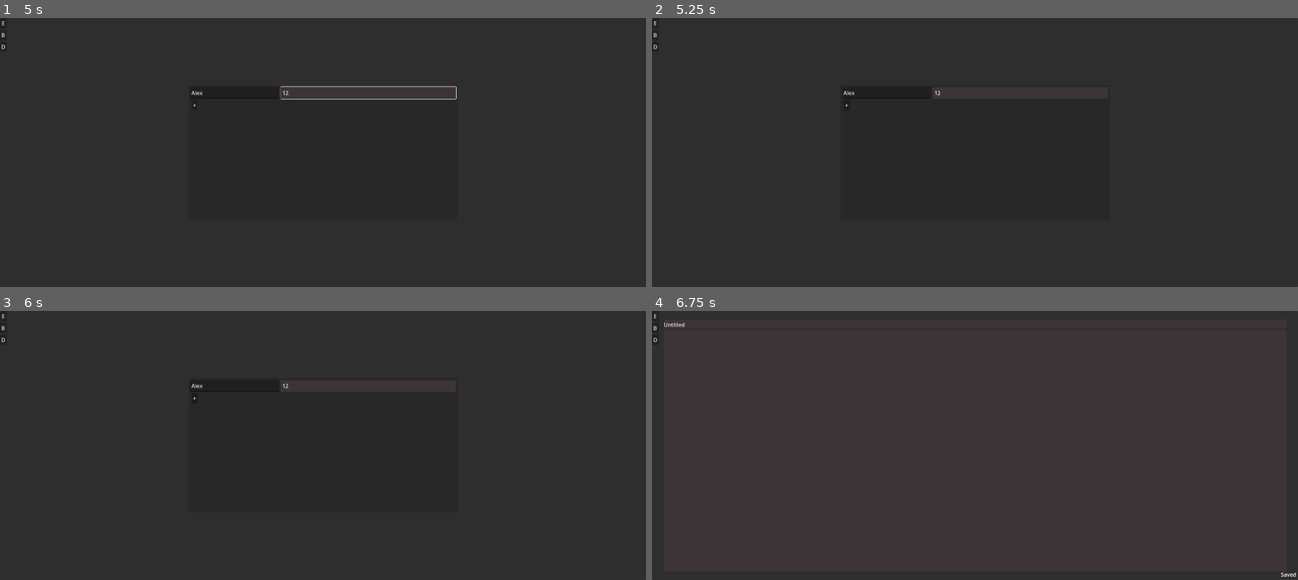
Above: before the commit, frames 1-4 (two rows, left to right).
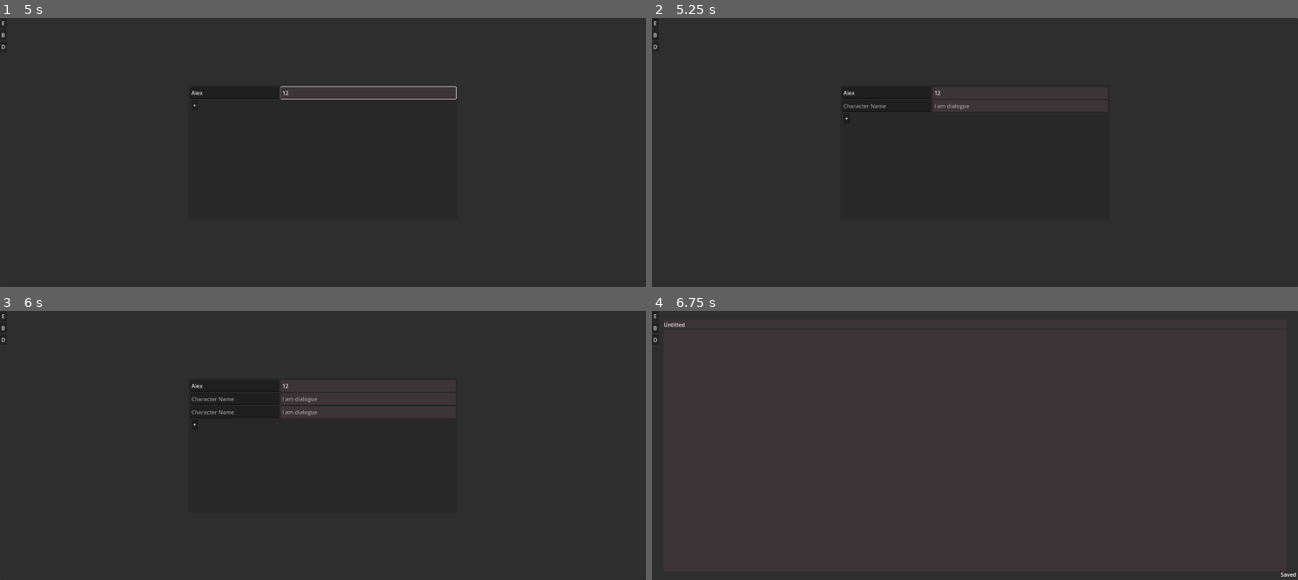
Above: after the commit, the same moments.

Repository: Robert-DeForrest-Reynolds/Anchor
Game: Godot game, scene res://Scenes/App.tscn
The game is run twice, just before and just after one commit, with the same random seed, the same clock (stepped at 60 frames per second) and the same inputs.
Inputs (mouse positions are in pixels of both pictures, inside the frame that each line leads up to):
- Up to frame 1 (5 s): click (323, 55) at 0.52 s; type "12" at 0.6 s; click "E" at 1.25 s; click (323, 157) at 2.02 s; type "Alex" at 2.1 s; click "B" at 2.75 s; click "D" at 3.5 s; click (232, 93) at 4.27 s; type "Alex" at 4.35 s; click (368, 93) at 4.5 s; type "12" at 4.58 s
- Up to frame 2 (5.25 s): click "+" at 5 s
- Up to frame 3 (6 s): tap Enter at 5.75 s; move the mouse to (465, 432) at 5.77 s; hold Ctrl from 5.78 s (still down); click (465, 432) at 5.92 s
- Up to frame 4 (6.75 s): tap Space at 6.5 s; move the mouse to (845, 458) at 6.52 s; release Ctrl at 6.53 s; hold S from 6.53 s (still down); tap N at 6.6 s

Frame 1 is identical in both runs. In frame 2, 0.1% of the frame differs, in the area x 29-50%, y 31-38%; in frame 3, 0.2%, in the area x 29-50%, y 31-43%; in frame 4, nothing differs.
Error in both runs: Invalid call. Nonexistent function 'Create_Dummy_Note' in base 'Nil'. (res://Scripts/Globals.gd:27)

Commit message:
Some basic features

Diff:
--- /dev/null
+++ b/Scenes/DialogueEditor.gd
@@ -0,0 +1,20 @@
+extends PanelContainer
+class_name DialogueEditor
+
+@onready var EntryDupe = preload("res://Scenes/DialogueEntry.tscn")
+
+var CurrentDialogue = null
+
+var EntryCount = 1
+
+
+func Add_Entry() -> void:
+	var NewEntry = EntryDupe.instantiate()
+	%Entries.add_child(NewEntry)
+
+
+func Duplicate_Entry(EntryToDuplicate) -> void:
+	var NewEntry = EntryDupe.instantiate()
+	NewEntry.get_node("CharacterName").text = EntryToDuplicate.get_node("CharacterName").text
+	NewEntry.get_node("Dialogue").text = EntryToDuplicate.get_node("Dialogue").text
+	%Entries.add_child(NewEntry)
--- a/Scenes/DialogueEditor.tscn
+++ b/Scenes/DialogueEditor.tscn
@@ -1,4 +1,7 @@
-[gd_scene load_steps=2 format=3 uid="uid://bcmm5cd0nfdum"]
+[gd_scene load_steps=4 format=3 uid="uid://bcmm5cd0nfdum"]
+
+[ext_resource type="Script" uid="uid://m4er2pwnfn7h" path="res://Scenes/DialogueEditor.gd" id="1_cmkle"]
+[ext_resource type="PackedScene" uid="uid://m71g581et6jo" path="res://Scenes/DialogueEntry.tscn" id="2_paj8d"]
 
 [sub_resource type="StyleBoxFlat" id="StyleBoxFlat_ccm41"]
 bg_color = Color(0.158472, 0.158472, 0.158472, 1)
@@ -19,6 +22,7 @@
 size_flags_horizontal = 4
 size_flags_vertical = 4
 theme_override_styles/panel = SubResource("StyleBoxFlat_ccm41")
+script = ExtResource("1_cmkle")
 
 [node name="Margin" type="MarginContainer" parent="."]
 layout_mode = 2
@@ -31,32 +35,22 @@
 layout_mode = 2
 
 [node name="Entries" type="VBoxContainer" parent="Margin/VBox"]
+unique_name_in_owner = true
 layout_mode = 2
 
-[node name="Entry" type="HBoxContainer" parent="Margin/VBox/Entries"]
+[node name="Entry" parent="Margin/VBox/Entries" instance=ExtResource("2_paj8d")]
+unique_name_in_owner = true
 layout_mode = 2
-theme_override_constants/separation = 5
-
-[node name="CharacterName" type="LineEdit" parent="Margin/VBox/Entries/Entry"]
-custom_minimum_size = Vector2(265, 0)
-layout_mode = 2
-placeholder_text = "Character Name"
-
-[node name="Dialogue" type="TextEdit" parent="Margin/VBox/Entries/Entry"]
-clip_contents = false
-layout_mode = 2
-size_flags_horizontal = 3
-placeholder_text = "I am dialogue"
-wrap_mode = 1
-scroll_fit_content_height = true
-scroll_fit_content_width = true
 
 [node name="Margin" type="MarginContainer" parent="Margin/VBox"]
 layout_mode = 2
 theme_override_constants/margin_left = 5
 
 [node name="AddEntry" type="Button" parent="Margin/VBox/Margin"]
+unique_name_in_owner = true
 layout_mode = 2
 size_flags_horizontal = 0
 size_flags_vertical = 4
 text = "+"
+
+[connection signal="pressed" from="Margin/VBox/Margin/AddEntry" to="." method="Add_Entry"]
--- /dev/null
+++ b/Scenes/DialogueEntry.gd
@@ -0,0 +1,22 @@
+extends HBoxContainer
+
+
+func _ready():
+	Customize_Popup($CharacterName)
+	Customize_Popup($Dialogue)
+
+
+func Customize_Popup(SomeNode):
+	var EntryMenu = SomeNode.get_menu()
+	EntryMenu.item_count = EntryMenu.get_item_index(SomeNode.MENU_REDO) + 1
+	# Add custom items.
+	EntryMenu.add_separator()
+	EntryMenu.add_item("Duplicate Entry", $CharacterName.MENU_MAX + 1, 0)
+	EntryMenu.add_item("Remove Entry", $Dialogue.MENU_MAX + 2, 1)
+	# Connect callback.
+	EntryMenu.id_pressed.connect(_on_item_pressed)
+
+
+func _on_item_pressed(ID):
+	if ID == 32: get_tree().root.get_node("Core/%DialogueEditor").Duplicate_Entry(self)
+	if ID == 33: queue_free()
--- /dev/null
+++ b/Scenes/DialogueEntry.tscn
@@ -0,0 +1,21 @@
+[gd_scene load_steps=2 format=3 uid="uid://m71g581et6jo"]
+
+[ext_resource type="Script" uid="uid://c3dvf5nb6ff1i" path="res://Scenes/DialogueEntry.gd" id="1_equq1"]
+
+[node name="Entry" type="HBoxContainer"]
+theme_override_constants/separation = 5
+script = ExtResource("1_equq1")
+
+[node name="CharacterName" type="LineEdit" parent="."]
+custom_minimum_size = Vector2(265, 0)
+layout_mode = 2
+placeholder_text = "Character Name"
+
+[node name="Dialogue" type="TextEdit" parent="."]
+clip_contents = false
+layout_mode = 2
+size_flags_horizontal = 3
+placeholder_text = "I am dialogue"
+wrap_mode = 1
+scroll_fit_content_height = true
+scroll_fit_content_width = true
--- a/Scripts/Browser.gd
+++ b/Scripts/Browser.gd
@@ -1,4 +1,5 @@
 extends PanelContainer
+class_name Browser
 
 @onready var Items = %Browser.get_node("%Items")
 @onready var SearchBox = %Browser.get_node("%SearchBox")
--- a/Scripts/Editor.gd
+++ b/Scripts/Editor.gd
@@ -1,4 +1,5 @@
 extends PanelContainer
+class_name Editor
 
 
 var ActionMapping = {
Not shown, added: Scenes/DialogueEditor.gd.uid
Not shown, added: Scenes/DialogueEntry.gd.uid
Not shown, changed: .gitignore
